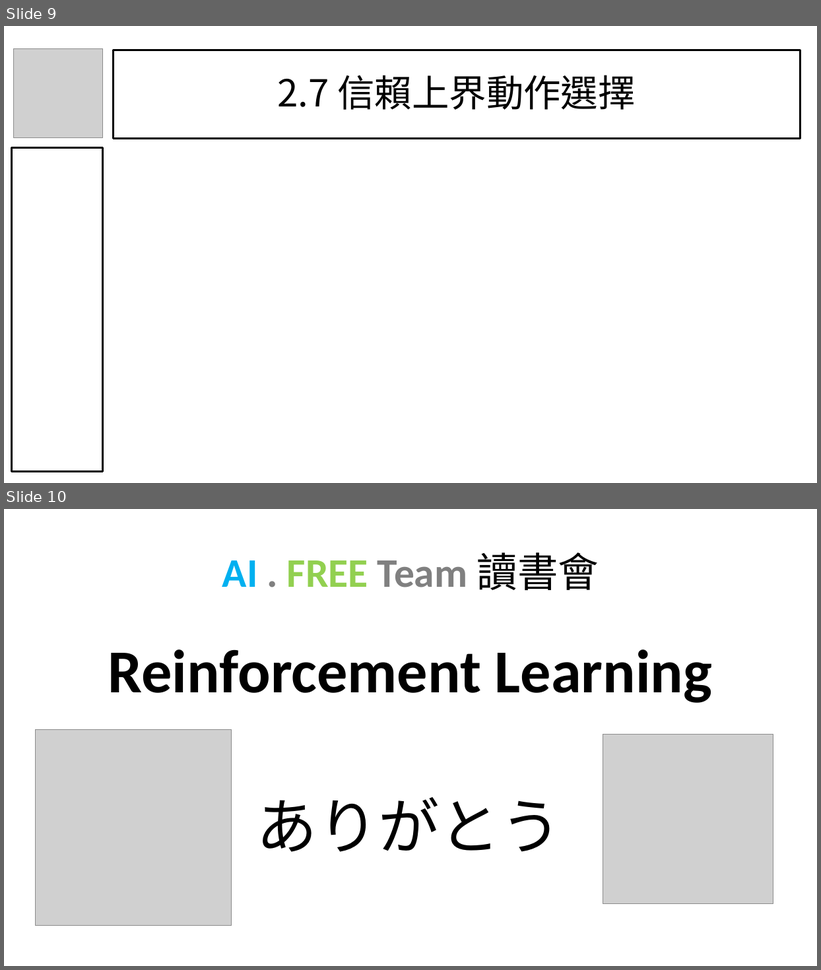
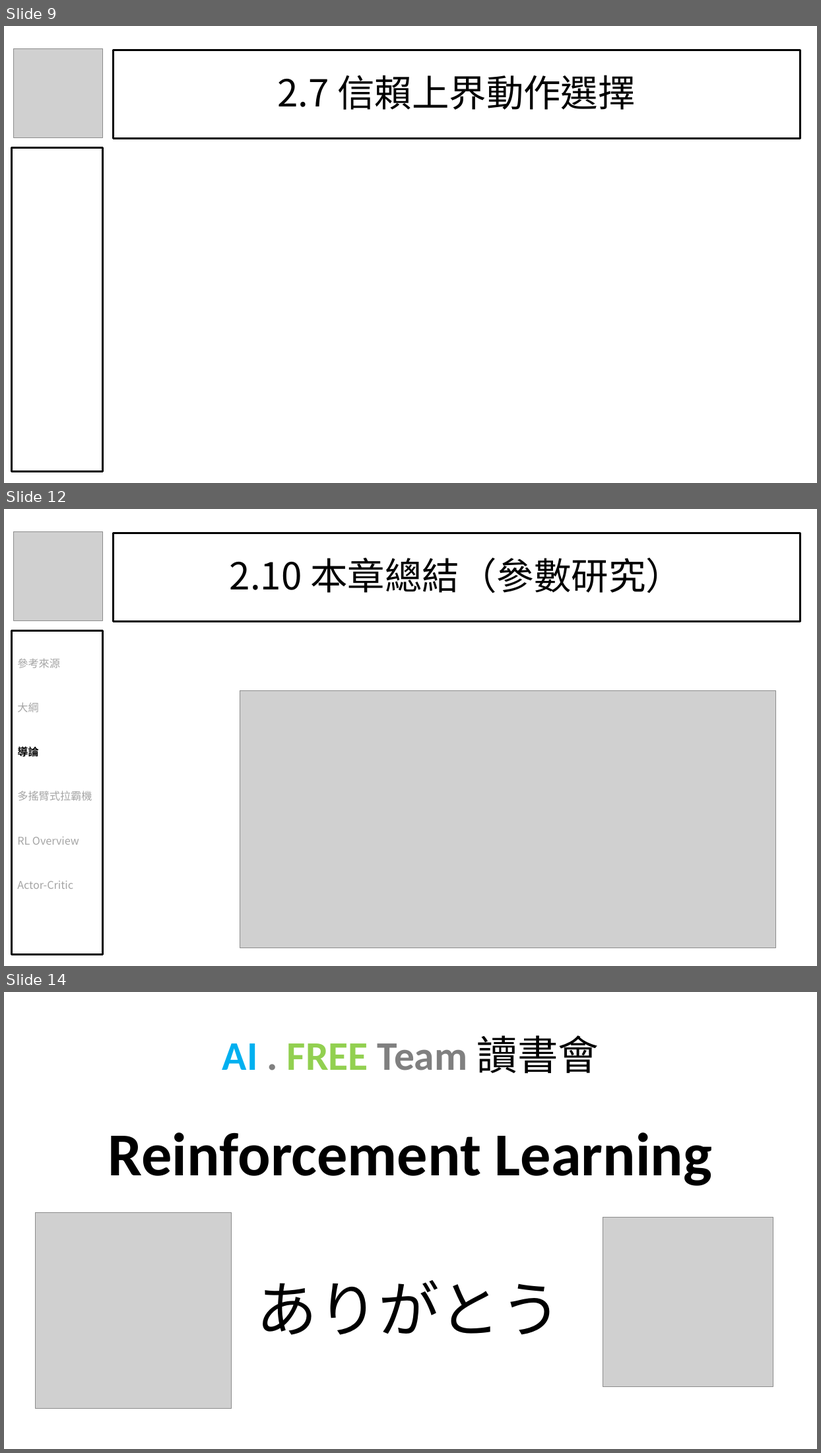
Before and after one commit to Ratherman/Reinforcement-Learning, a slide deck: Share/【AI . FREE Team】【讀書會】2022_07_16 Reinforcement Learning.pptx. Shown one above the other, each under a label of ours: slides 9 and 10 before the commit, slides 9, 12 and 14 after it; the slides between them are not shown. The pictures are 821x970 and 821x1453 pixels, drawn with LibreOffice and Linux fonts; fonts in the diff are those of the drawing; grey boxes stand for pictures; background and template pictures are left out. Boxes give left, top, right and bottom in pixels: in the first picture for what was removed or moved away, otherwise in the second. Text is boxed around its words. In the diff, an @@ line names an element or a change of style, - is before the commit and + after.

```diff
--- a/Share/【AI . FREE Team】【讀書會】2022_07_16 Reinforcement Learning.pptx
+++ b/Share/【AI . FREE Team】【讀書會】2022_07_16 Reinforcement Learning.pptx
@@ slide 12 added at bbox=[4, 509, 817, 966], background picture (left out) @@
@@ picture added at bbox=[14, 531, 103, 621] @@
@@ title added at bbox=[113, 533, 800, 622], outline #000000 2.25 pt, 44 pt, text #000000 @@
+2.10 本章總結（參數研究）
@@ rectangle added at bbox=[11, 631, 103, 956], outline #000000 2.25 pt, 12.6 pt, text #A5A5A5 @@
+參考來源
+大綱
+導論
+多搖臂式拉霸機
+RL Overview
+Actor-Critic
@@ picture added at bbox=[240, 691, 776, 948] @@
@@ what was slide 10 is now slide 14 @@
```
Also in this commit, not shown: 1 slide changed, 3 other slides added.
